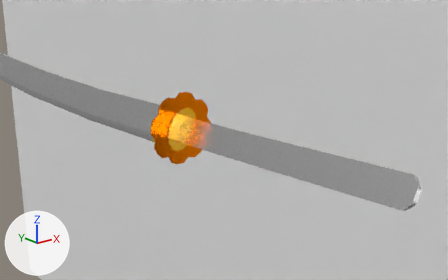
A saved change to the Blender file Blender-experiments/Katana-retry/KatanaRetry.blend.
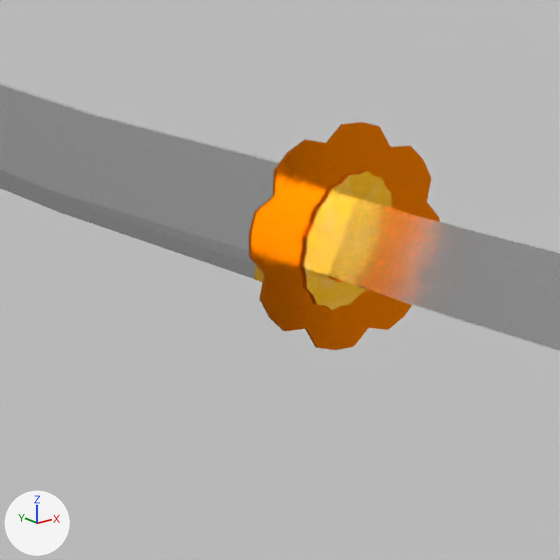
Each version appears first from a camera (50 mm lens) standing at (-5.37, -15.54, 25.45) and looking at (0.48, -8.23, 22.52), and next in a close-up on the part from 16% to 56% of the width and 19% to 82% of the height. Every picture has the same lights, and +X, +Y and +Z are marked at lower left.

Script lines for the objects in view, before the commit:
```python
me_cube_003 = bpy.data.meshes.new('Cube.003')
me_cube_003.from_pydata(...)  # 1090 vertices, 1046 faces; spans x -0.49..0.49, y -2.51..2.57, z -1.44..2.39
me_cube_003.materials.append(mat_blade_metal)  # light grey #d2d2d2
me_cylinder = bpy.data.meshes.new('Cylinder')
me_cylinder.from_pydata(...)  # 92 vertices, 50 faces; spans x -0.78..0.78, y -0.77..0.79, z -0.8..0.78
me_cylinder.polygons.foreach_set('use_smooth', [True] * 50)
me_cylinder.materials.append(mat_material)  # orange #e87800
me_cylinder_003 = bpy.data.meshes.new('Cylinder.003')
me_cylinder_003.from_pydata(...)  # 93 vertices, 50 faces; spans x -0.85..0.85, y -0.87..0.85, z -0.9..0.87
me_cylinder_003.materials.append(mat_seppa_material)
ob_katana_blade = bpy.data.objects.new('Katana.Blade', me_cube_003)
ob_katana_blade.location = (0.041, -1.34, 22.779)
ob_katana_blade.rotation_euler = (0.0, 0.498, 0.0)  # degrees (0, 29, 0)
ob_katana_blade.scale = (-0.0901, 4.25, 0.424)
ob_seppa_002 = bpy.data.objects.new('Seppa.002', me_cylinder_003)
ob_seppa_002.location = (-0.006, -7.788, 22.693)
ob_seppa_002.rotation_euler = (1.527, 0.498, 0.0)  # degrees (87, 29, 0)
ob_seppa_002.scale = (0.296, 0.412, 0.0117)
ob_tsuba = bpy.data.objects.new('Tsuba', me_cylinder)
ob_tsuba.location = (-0.006, -7.773, 22.692)
ob_tsuba.rotation_euler = (1.527, 0.0, 0.0)  # degrees (87, 0, 0)
ob_tsuba.scale = (0.731, 0.73, 0.0122)
# also in view: 'Plane' at (6.1, -0.31, 24.66)
```
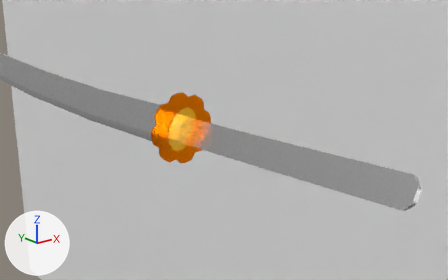
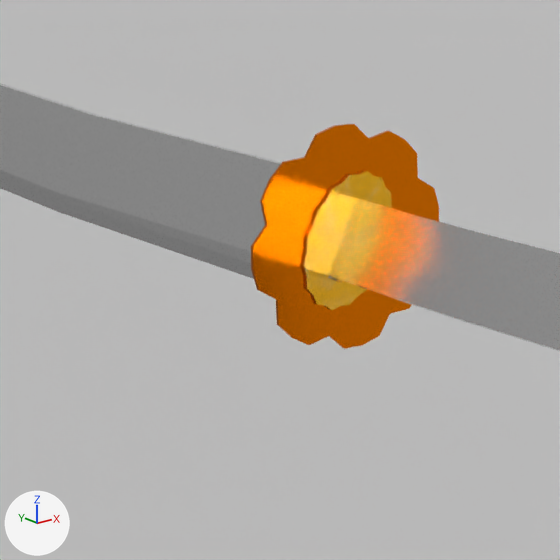
Pixel boxes (x1, y1, x2, y2) of what changed, in the close-ups (560 x 560 px):
'Tsuba', turned
    before: (249, 122, 440, 350)
    after: (251, 124, 439, 349)

The change, as a diff of the scene's bpy script:
```diff
--- a/Blender-experiments/Katana-retry/KatanaRetry.blend.py
+++ b/Blender-experiments/Katana-retry/KatanaRetry.blend.py
@@ ob_tsuba @@
 ob_tsuba.location = (-0.006, -7.773, 22.692)
-ob_tsuba.rotation_euler = (1.527, 0.0, 0.0)  # degrees (87, 0, 0)
+ob_tsuba.rotation_euler = (1.527, 0.498, 0.0)  # degrees (87, 29, 0)
 ob_tsuba.scale = (0.731, 0.73, 0.0122)
```
